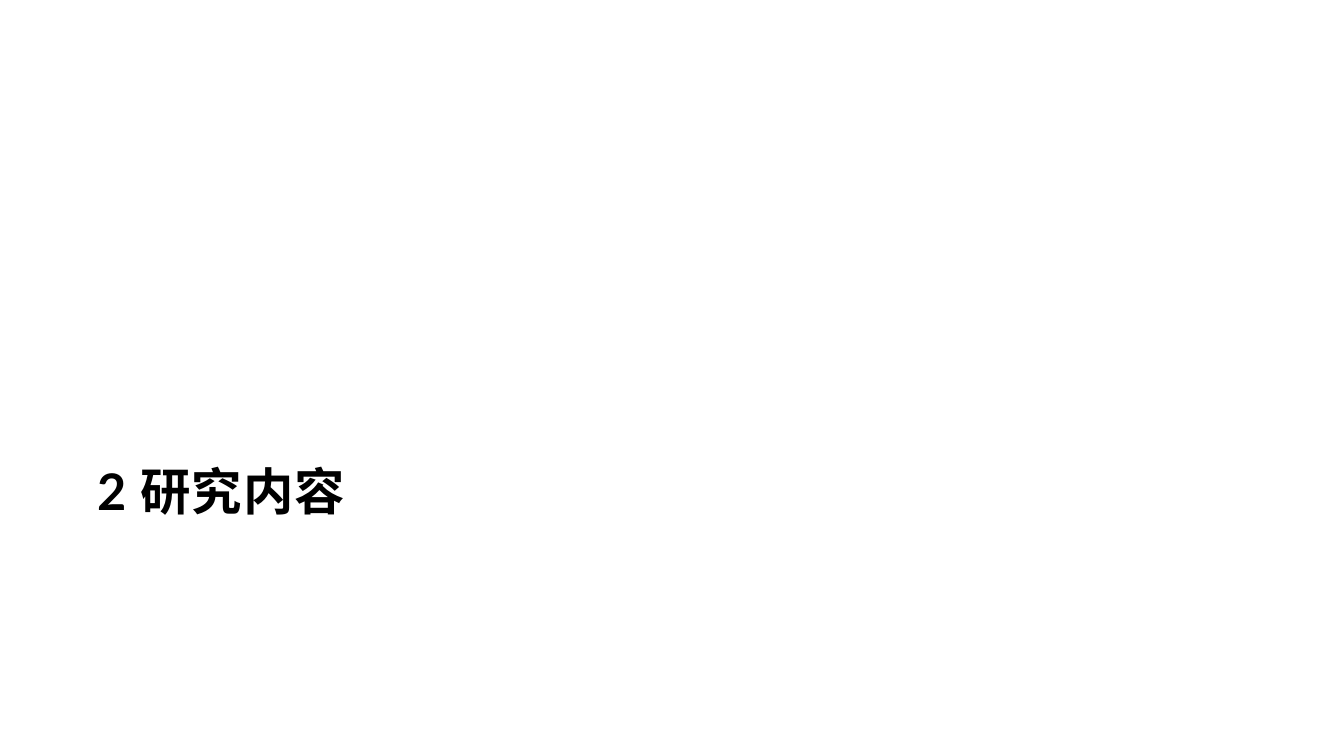
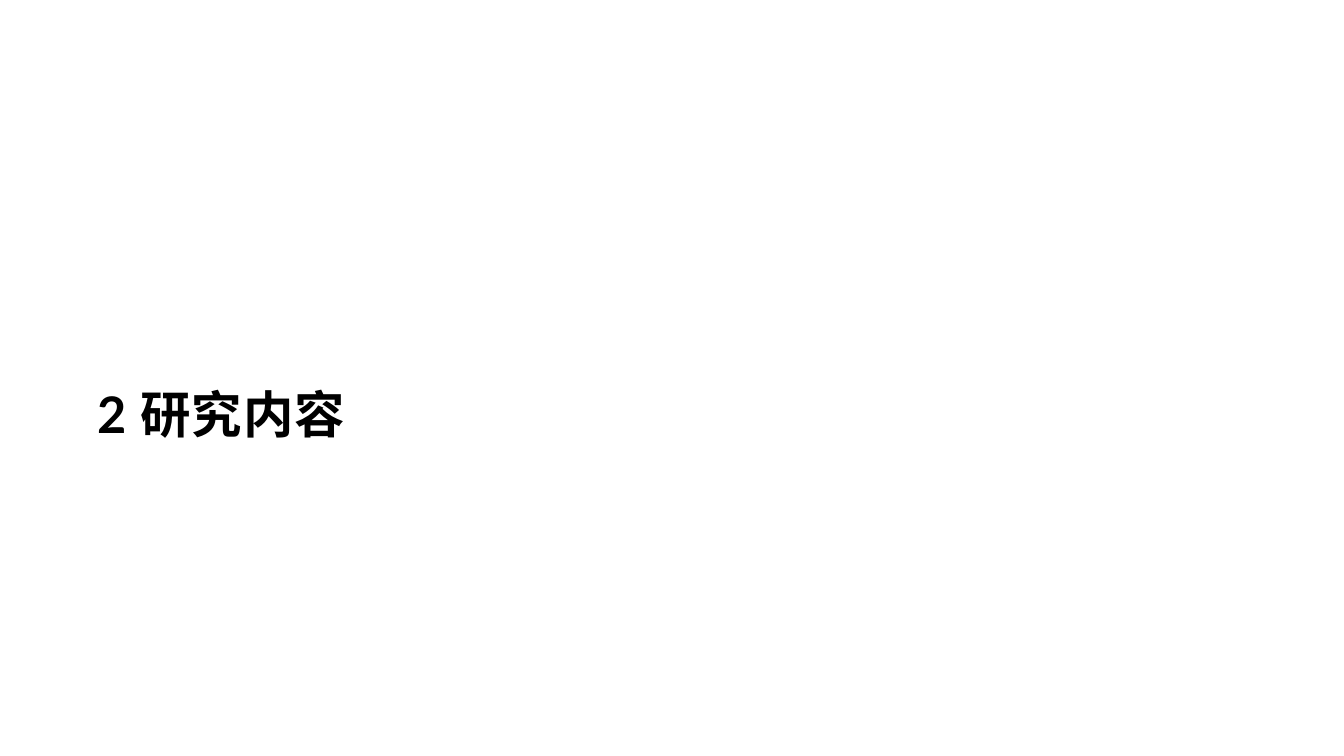
Before and after one commit to KiyoshiMu/Survival-Analysis-by-Breast-Cancer-Slides, a slide deck: slide 4 of data/pre.pptx (slide 3 before the commit). Drawn at 1344x756 pixels with LibreOffice and Linux fonts; fonts in the diff are those of the drawing; background and template pictures are left out. Boxes give left, top, right and bottom in pixels: in the first picture for what was removed or moved away, otherwise in the second. Text is boxed around its words. In the diff, an @@ line names an element or a change of style, - is before the commit and + after.

```diff
--- a/data/pre.pptx
+++ b/data/pre.pptx
@@ text "2 研究内容": place and size @@
-text "2 研究内容" at (97, 466, 345, 515)
+text "2 研究内容" at (97, 389, 345, 438)
```
Also in this commit, not shown: 11 other slides changed, 3 slides added.
